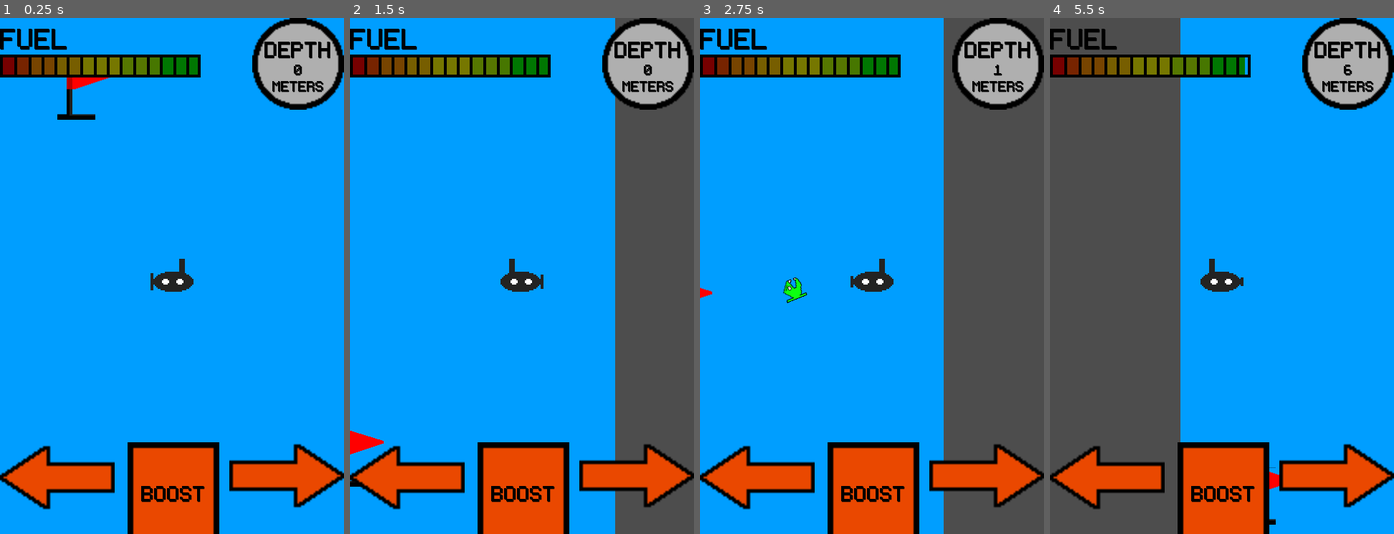
Above: before the commit, frames 1-4 (left to right).
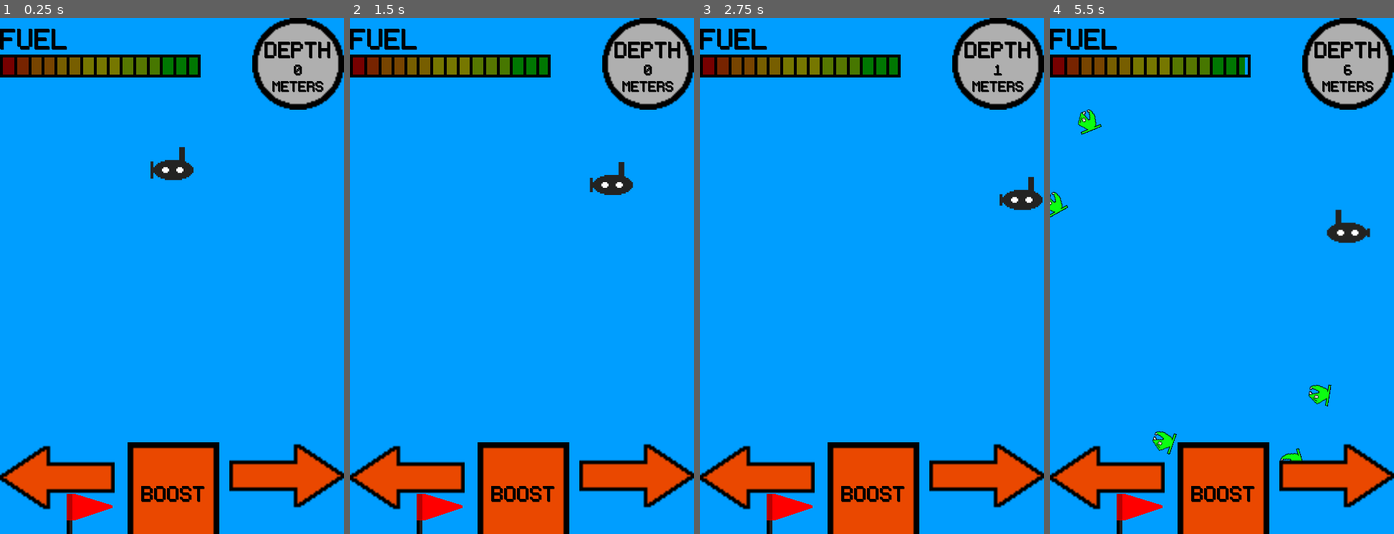
Above: after the commit, the same moments.

Repository: seb-navarro/Endless_Depth
Game: Godot game, scene res://Main/Main.tscn
The game is run twice, just before and just after one commit, with the same random seed, the same clock (stepped at 60 frames per second) and the same inputs.
Inputs:
- Up to frame 1 (0.25 s): no input
- Up to frame 2 (1.5 s): hold D (move_right) 0.53-1.28 s; hold A (move_left) from 1.28 s (still down)
- Up to frame 3 (2.75 s): release A (move_left) at 2.03 s; hold D (move_right) from 2.03 s (still down)
- Up to frame 4 (5.5 s): release D (move_right) at 3.53 s; hold A (move_left) from 3.53 s (still down)

The runs differ from the first frame. In frame 1, 1.7% of the frame differs, in the area x 16-57%, y 11-100%; in frame 2, 20%; in frame 3, 25%; in frame 4, 35%, in the area x 0-94%, y 0-100%.

Commit message:
Added sinking and boost movement for player

Diff:
--- a/Player/Player.gd
+++ b/Player/Player.gd
@@ -1,10 +1,11 @@
-extends CharacterBody2D
+extends Area2D
 
 signal hit
 
+@export var speed = 5
 var screen_size
-var speed = 100
-var gravity = 5000
+var down = 1000
+var velocity = Vector2.ZERO
 
 # Called when the node enters the scene tree for the first time.
 func _ready() -> void:
@@ -14,44 +15,37 @@
 
 # Called every frame. 'delta' is the elapsed time since the previous frame.
 func _process(delta: float) -> void:
+	var player_size = Vector2(64, 64)
 
-	velocity.y = gravity * delta
+	velocity.y = down * delta
 
-	var direction = 0
+	if Input.is_action_pressed("move_right") and Input.is_action_pressed("move_left"):
+		velocity.y = down * delta * 4
+		$AnimatedSprite2D.speed_scale = 10
+	elif Input.is_action_pressed("move_left"):
+		velocity.x -= speed
+		$AnimatedSprite2D.speed_scale = 1
+	elif Input.is_action_pressed("move_right"):
+		velocity.x += speed
+		$AnimatedSprite2D.speed_scale = 1
+	else:
+		$AnimatedSprite2D.speed_scale = 1
 
-	if Input.is_action_pressed("move_right"):
-		direction += 1
-	elif Input.is_action_pressed("move_left"):
-		direction -= 1
-
-	velocity.x = direction * speed
-
-	move_and_slide()
-
-	check_collision()
 
 	$AnimatedSprite2D.play()
 
 	position += velocity * delta
 
-	var player_size = Vector2(64, 64)
-
 	position.x = clamp(position.x, 0 + player_size.x / 2, screen_size.x - player_size.x / 2)
-	#position.y = clamp(position.x, 0 + player_size.y / 2, screen_size.y - player_size.y / 2)
-	#position = position.clamp(Vector2.ZERO, screen_size)
 
 	if velocity.x != 0:
 		$AnimatedSprite2D.flip_h = velocity.x < 0
 
 
-
-func check_collision():
-	if get_slide_collision_count() > 0:
-		hit.emit()
-		$AnimatedSprite2D.animation = "submarine_hit"
-		$CollisionPolygon2D.disabled = true
-		$HitTimer.start()
-
+func _on_body_entered(body: Node2D) -> void:
+	hit.emit()
+	$AnimatedSprite2D.animation = "submarine_hit"
+	$HitTimer.start()
 
 
 func start(pos):
@@ -62,4 +56,3 @@
 
 func _on_hit_timer_timeout() -> void:
 	$AnimatedSprite2D.animation = "submarine"
-	$CollisionPolygon2D.disabled = false
--- a/Player/Player.tscn
+++ b/Player/Player.tscn
@@ -140,22 +140,21 @@
 "speed": 12.0
 }]
 
-[node name="Player" type="CharacterBody2D"]
+[node name="Player" type="Area2D"]
 position = Vector2(234, 258)
 script = ExtResource("1_mxh4d")
 metadata/_edit_group_ = true
 
 [node name="AnimatedSprite2D" type="AnimatedSprite2D" parent="."]
 sprite_frames = SubResource("SpriteFrames_ntpu6")
-animation = &"submarine_hit"
-frame_progress = 0.560193
+animation = &"submarine"
 
 [node name="CollisionPolygon2D" type="CollisionPolygon2D" parent="."]
 polygon = PackedVector2Array(-30, 12, -26, 12, -24, 12, -9, 22, 14, 22, 30, 11, 30, 4, 18, -4, 18, -24, 10, -24, 10, -6, -10, -6, -24, 4, -26, 4, -30, 4)
 
 [node name="HitTimer" type="Timer" parent="."]
+wait_time = 0.5
 one_shot = true
 
-[node name="Camera2D" type="Camera2D" parent="."]
-
+[connection signal="body_entered" from="." to="." method="_on_body_entered"]
 [connection signal="timeout" from="HitTimer" to="." method="_on_hit_timer_timeout"]
Not shown, removed: Player/Pla1802.tmp
Not shown, removed: Player/Pla36A6.tmp
